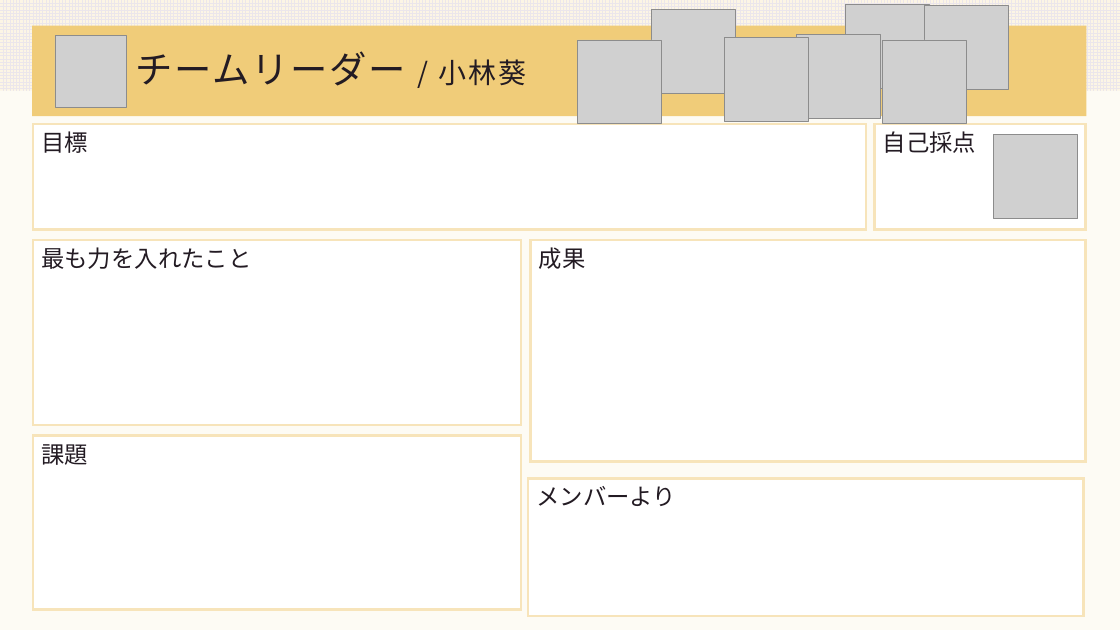
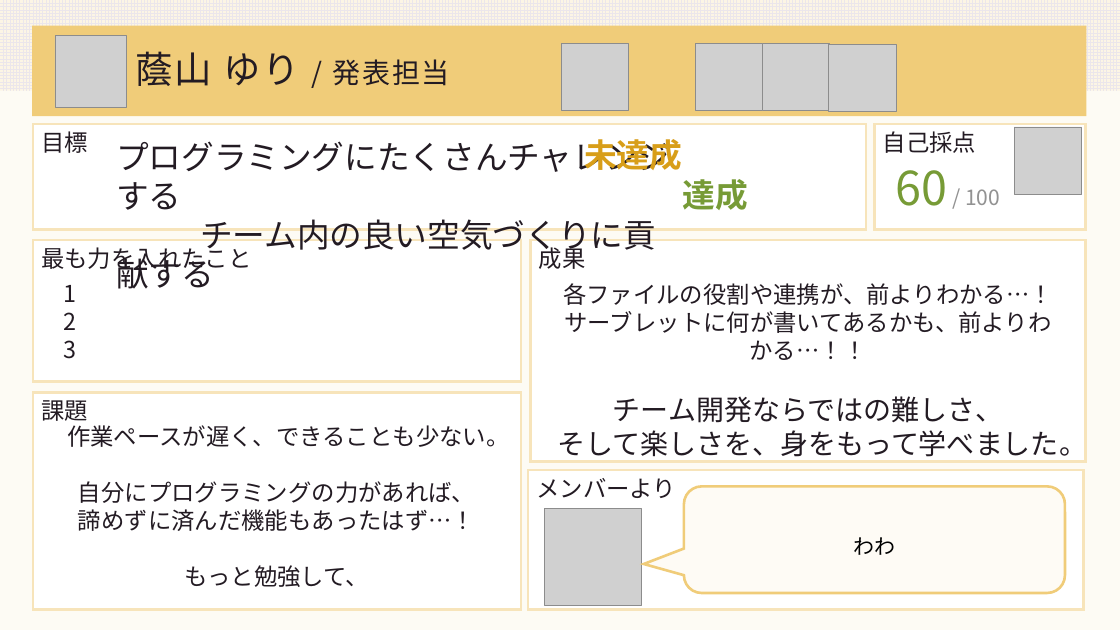
Before and after one commit to DOJO-2021/A-4, a slide deck: slide 23 of documents/worldMap発表資料.pptx (slide 22 before the commit). Drawn at 1120x630 pixels with LibreOffice and Linux fonts; fonts in the diff are those of the drawing; grey boxes stand for pictures. Boxes give left, top, right and bottom in pixels: in the first picture for what was removed or moved away, otherwise in the second. Text is boxed around its words. In the diff, an @@ line names an element or a change of style, - is before the commit and + after.

Commit message:
発表資料

```diff
--- a/documents/worldMap発表資料.pptx
+++ b/documents/worldMap発表資料.pptx
@@ picture removed at (x1=651, y1=9, x2=735, y2=93) @@
@@ title at (x1=135, y1=51, x2=450, y2=86): text changed; size 32 to 24 pt @@
-チームリーダー / 小林葵
+蔭山 ゆり / 発表担当
@@ picture resized from (x1=797, y1=34, x2=881, y2=118) to (x1=561, y1=44, x2=628, y2=111) @@
@@ picture removed at (x1=578, y1=40, x2=662, y2=124) @@
@@ picture resized from (x1=846, y1=4, x2=930, y2=88) to (x1=696, y1=44, x2=763, y2=111) @@
@@ picture removed at (x1=724, y1=37, x2=808, y2=121) @@
@@ picture resized from (x1=883, y1=40, x2=967, y2=124) to (x1=762, y1=44, x2=829, y2=111) @@
@@ picture added at (x1=829, y1=44, x2=897, y2=111) @@
@@ text added at (x1=116, y1=139, x2=670, y2=289), 28 pt, text #231B23 @@
+プログラミングにたくさんチャレンジする
+チーム内の良い空気づくりに貢献する
@@ text added at (x1=584, y1=139, x2=682, y2=170), 28 pt, text #D89E19, bold @@
+未達成
@@ picture removed at (x1=994, y1=134, x2=1078, y2=218) @@
@@ picture resized from (x1=925, y1=6, x2=1009, y2=90) to (x1=1014, y1=127, x2=1081, y2=194) @@
@@ text added at (x1=683, y1=179, x2=748, y2=210), 28 pt, text #779B36, bold @@
+達成
@@ text added at (x1=896, y1=170, x2=1000, y2=206), 18 pt, text #929292 @@
+60 / 100
@@ rectangle "最も力を入れたこと" resized from (x1=33, y1=240, x2=521, y2=425) to (x1=33, y1=240, x2=521, y2=382) @@
@@ text added at (x1=63, y1=285, x2=76, y2=359), 20 pt, text #231B23 @@
+1
+2
+3
@@ text added at (x1=557, y1=283, x2=1087, y2=462), 20 pt, text #231B23 @@
+各ファイルの役割や連携が、前よりわかる…！
+サーブレットに何が書いてあるかも、前よりわかる…！！
+チーム開発ならではの難しさ、
+そして楽しさを、身をもって学べました。
@@ rectangle "課題" resized from (x1=33, y1=436, x2=521, y2=610) to (x1=33, y1=392, x2=521, y2=610) @@
@@ text added at (x1=67, y1=425, x2=509, y2=587), 20 pt, text #231B23 @@
+作業ペースが遅く、できることも少ない。
+自分にプログラミングの力があれば、
+諦めずに済んだ機能もあったはず…！
+もっと勉強して、
@@ rectangle "メンバーより" moved from (x1=528, y1=478, x2=1084, y2=616) to (x1=528, y1=470, x2=1084, y2=609) @@
@@ picture added at (x1=544, y1=508, x2=641, y2=605) @@
@@ rounded speech box added at (x1=684, y1=486, x2=1065, y2=593), fill #FEFBF5, outline #F0CC79 2.25 pt, 18 pt, text #000000 @@
+わわ
```
Also in this commit, not shown: 5 other slides changed, 3 slides added, 1 slide removed.
